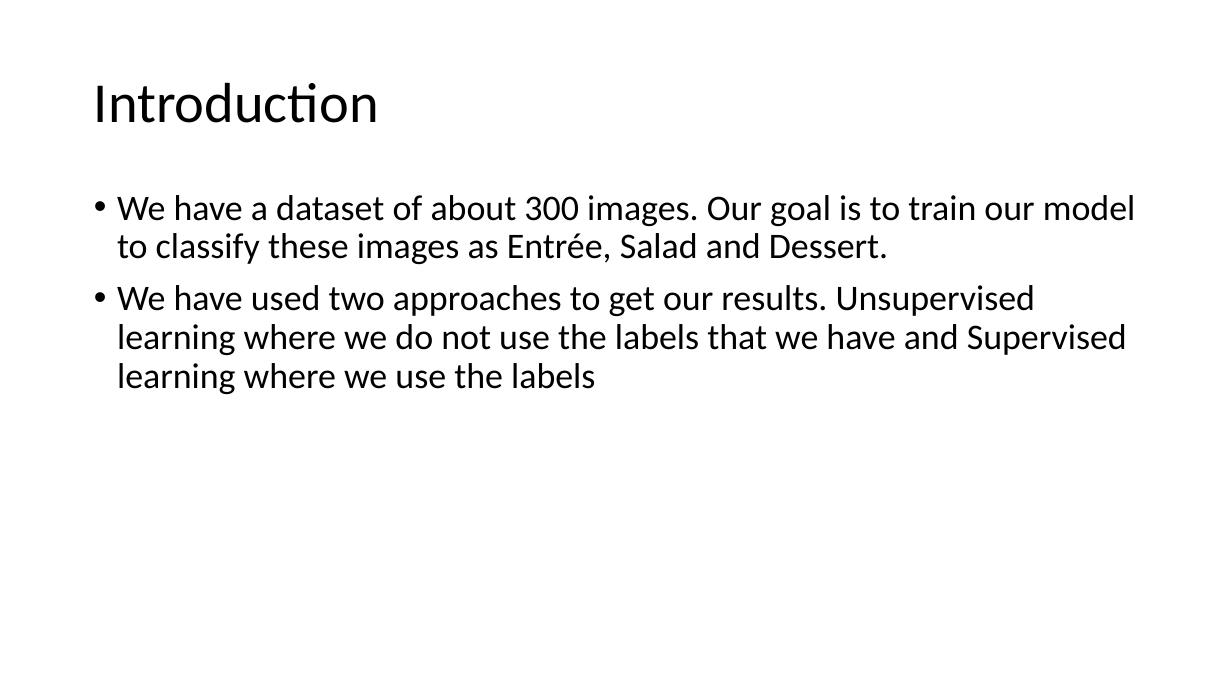
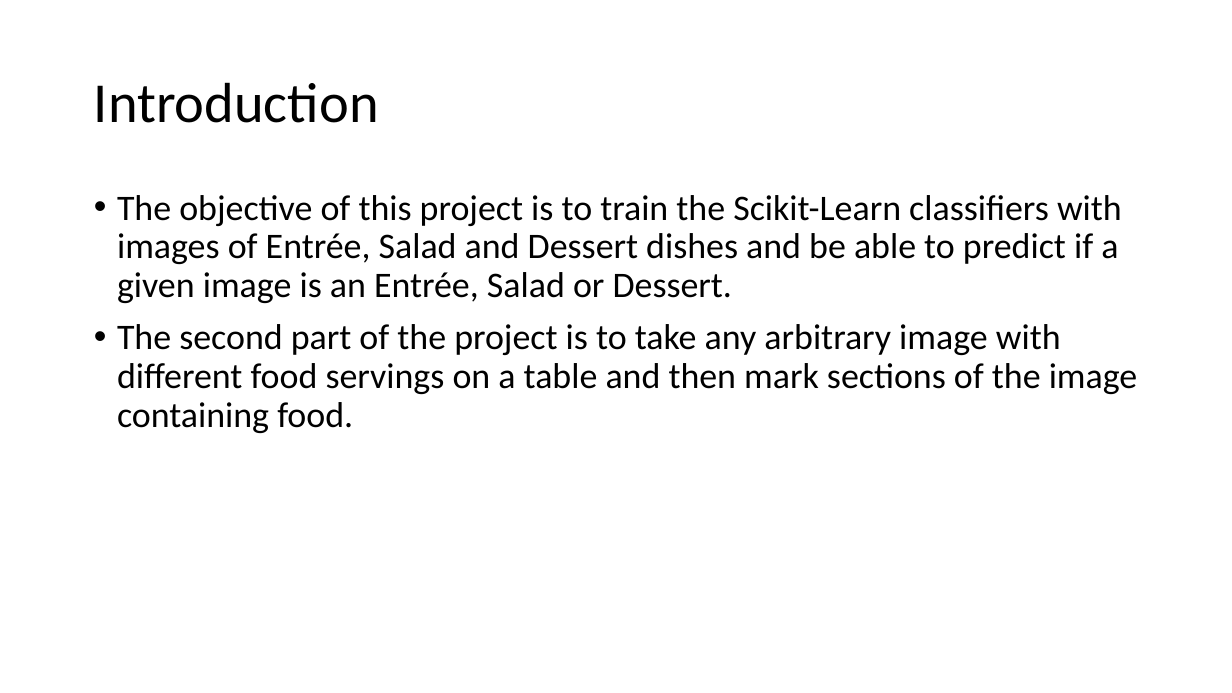
Before and after one commit to vivekagarwal5592/Image-Recognition, a slide deck: slide 2 of Food image classification.pptx. Drawn at 1232x693 pixels with LibreOffice and Linux fonts; fonts in the diff are those of the drawing. Boxes give left, top, right and bottom in pixels: in the first picture for what was removed or moved away, otherwise in the second. Text is boxed around its words. In the diff, an @@ line names an element or a change of style, - is before the commit and + after.

```diff
--- a/Food image classification.pptx
+++ b/Food image classification.pptx
@@ text at (117,195,1138,433): text changed @@
-• We have a dataset of about 300 images. Our goal is to train our model to classify these images as Entrée, Salad and Dessert.
-• We have used two approaches to get our results. Unsupervised learning where we do not use the labels that we have and Supervised learning where we use the labels
+• The objective of this project is to train the Scikit-Learn classifiers with images of Entrée, Salad and Dessert dishes and be able to predict if a given image is an Entrée, Salad or Dessert.
+• The second part of the project is to take any arbitrary image with different food servings on a table and then mark sections of the image containing food.
```
Also in this commit, not shown: 4 other slides changed, 4 slides added, 2 slides removed, 3 other files.
